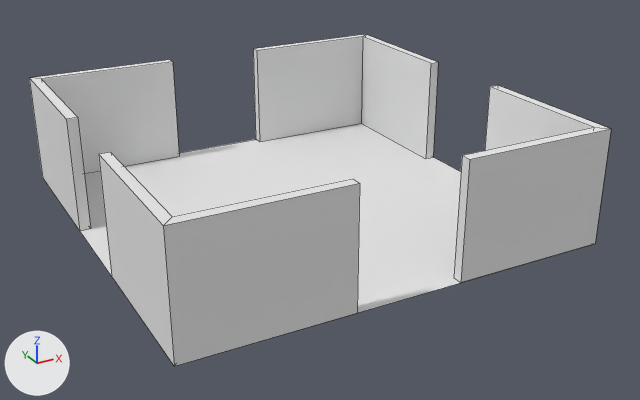
Before and after pictures for a commit that changed the Blender file res/ld40.blend.
One viewpoint serves both versions: a camera (50 mm lens) standing at (-3.63, -7.1, 3.58) and looking at (0.12, -0.26, 0.16). Every picture has the same lights, and +X, +Y and +Z are marked at lower left. Mesh edges are drawn as thin lines.
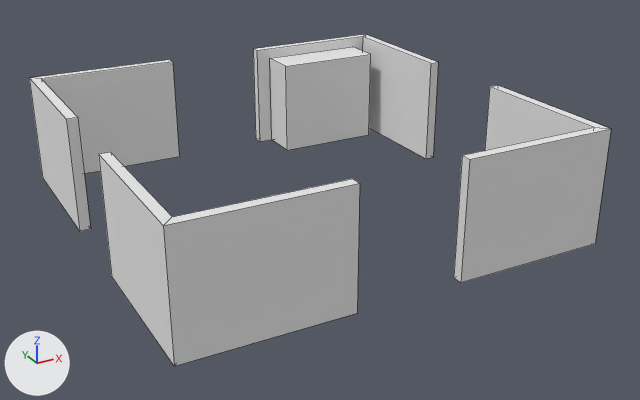
Pixel boxes (x1, y1, x2, y2) of what changed, in the pictures (640 x 400 px):
```json
{"object": "Floor", "change": "hidden", "before": [80, 123, 461, 313]}
{"object": "Cube.012", "change": "added", "after": [270, 47, 371, 150]}
```

The change, as JSON lines over the scene's bpy script:
```json
{"op": "add", "block": "me_cube_002", "code": ["me_cube_002 = bpy.data.meshes.new('Cube.002')", "me_cube_002.from_pydata(...)  # a box spanning x 0.66..1.763, y 1.491..1.901, z 0.0..0.987", "me_cube_002.materials.append(mat_material_005)  # its picture is missing"]}
{"op": "add", "block": "ob_floor", "code": "ob_floor.hide_viewport = True"}
{"op": "add", "block": "ob_cube_012", "code": ["ob_cube_012 = bpy.data.objects.new('Cube.012', me_cube_002)", "ob_cube_012.location = (0.0, 0.0, 0.0)"]}
```
